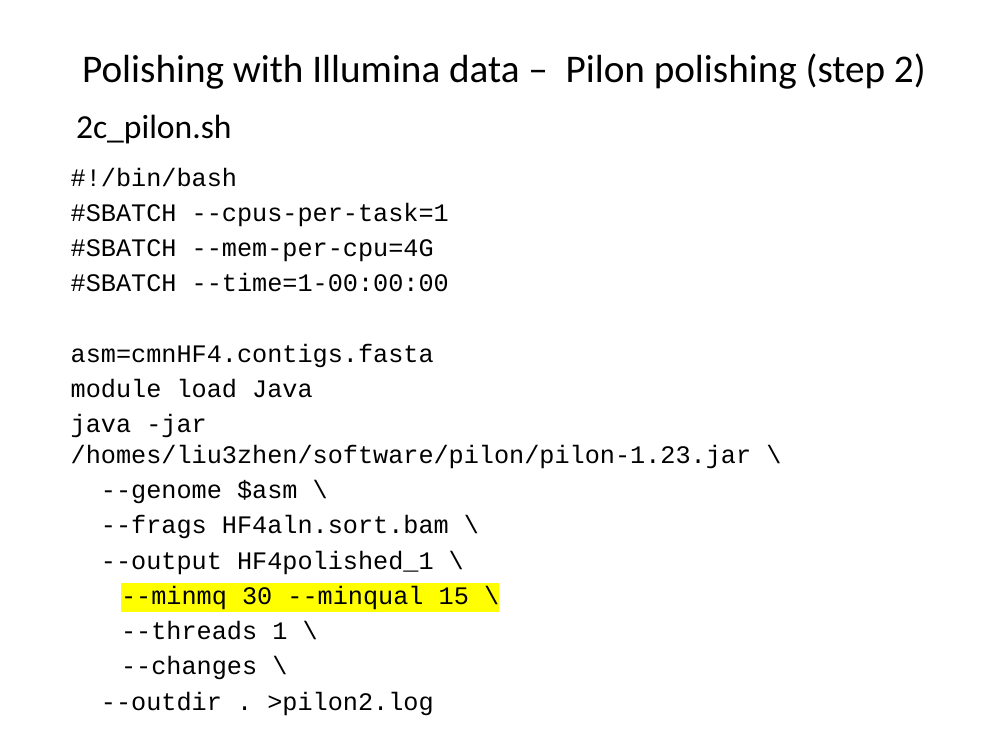
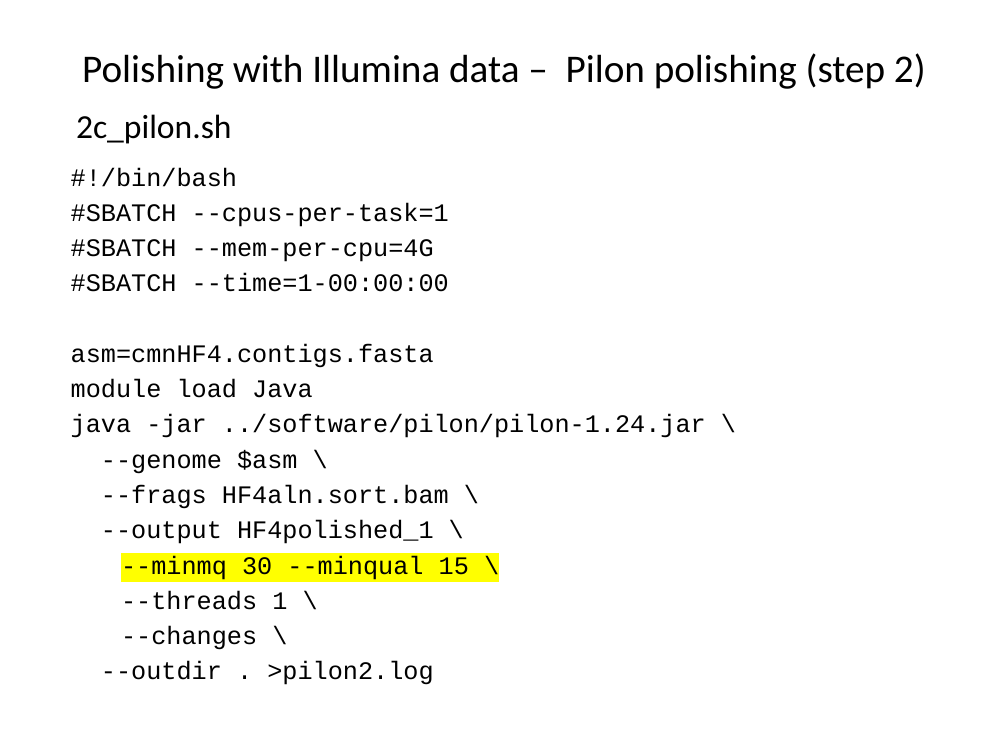
Before and after one commit to liu3zhenlab/teaching, a slide deck: slide 22 of PLPTH813Bioinformatis/2023/labs/lab09_assembly.pptx. Drawn at 1008x756 pixels with LibreOffice and Linux fonts; fonts in the diff are those of the drawing. Boxes give left, top, right and bottom in pixels: in the first picture for what was removed or moved away, otherwise in the second. Text is boxed around its words. In the diff, an @@ line names an element or a change of style, - is before the commit and + after.

```diff
--- a/PLPTH813Bioinformatis/2023/labs/lab09_assembly.pptx
+++ b/PLPTH813Bioinformatis/2023/labs/lab09_assembly.pptx
@@ text at <box>71,414,706,438</box>: text changed @@
-java -jar /homes/liu3zhen/software/pilon/pilon-1.23.jar \
+java -jar ../software/pilon/pilon-1.24.jar \
```
Also in this commit, not shown: 4 other slides changed, 2 other files.
